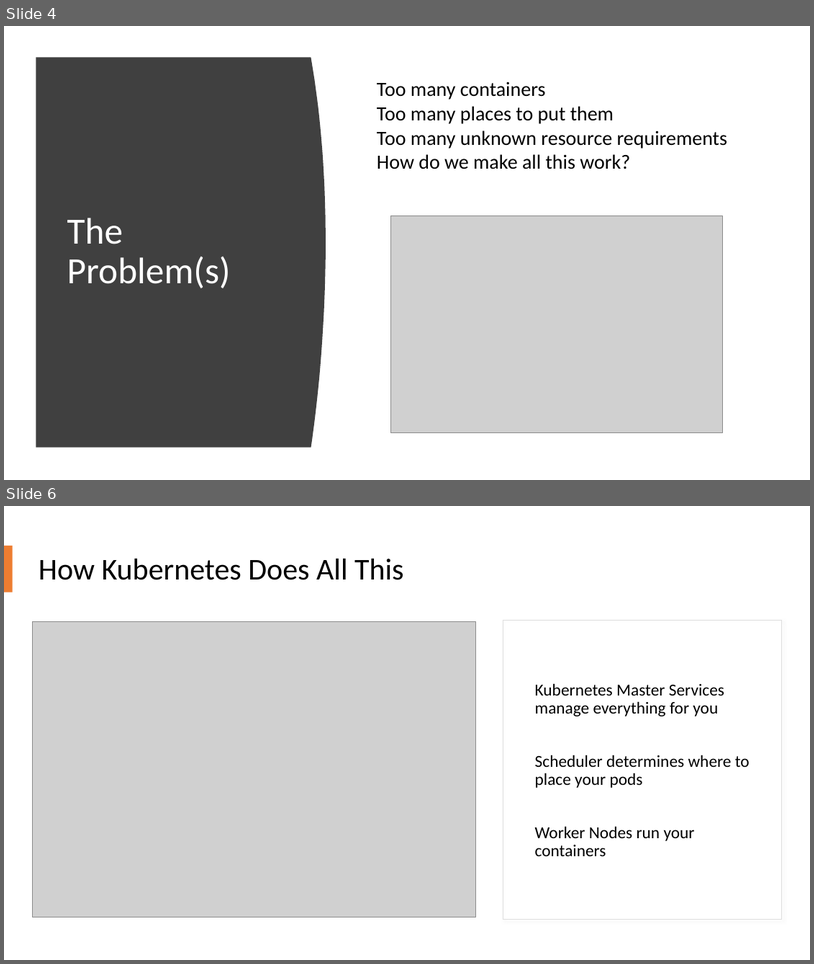
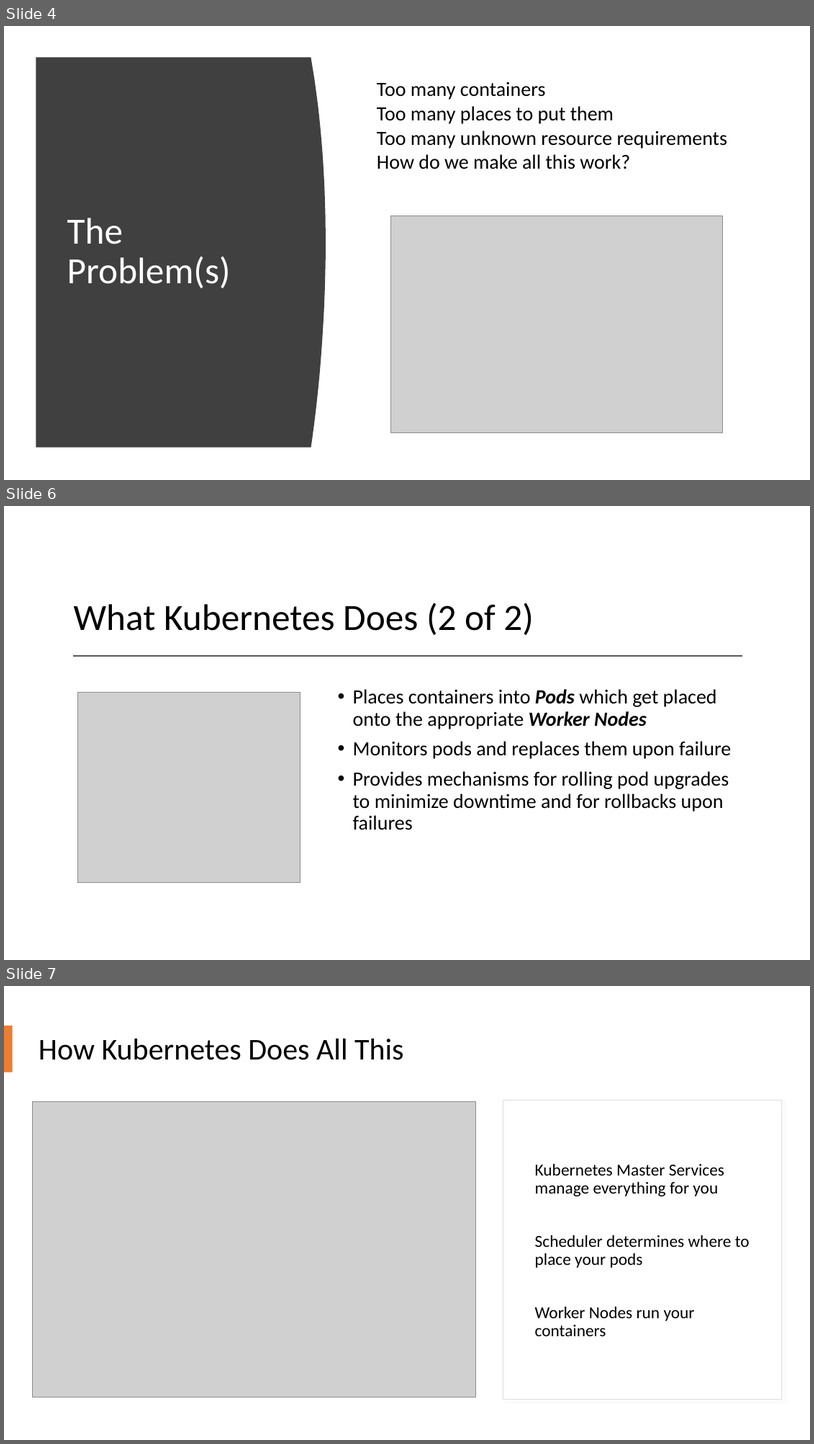
Before and after one commit to chlsmith/docker-and-k8s, a slide deck: fun-with-k8s.pptx. Shown one above the other, each under a label of ours: slides 4 and 6 before the commit, slides 4, 6 and 7 after it; the slides between them are not shown. The pictures are 814x964 and 814x1444 pixels, drawn with LibreOffice and Linux fonts; fonts in the diff are those of the drawing; grey boxes stand for pictures. Boxes give left, top, right and bottom in pixels: in the first picture for what was removed or moved away, otherwise in the second. Text is boxed around its words. In the diff, an @@ line names an element or a change of style, - is before the commit and + after.

```diff
--- a/fun-with-k8s.pptx
+++ b/fun-with-k8s.pptx
@@ slide 6 added at [4,506,810,960], background #FFFFFF @@
@@ title added at [74,602,534,635], 44 pt, text #000000 @@
+What Kubernetes Does (2 of 2)
@@ line added from (74, 656) to (743, 656), #595959 1.25 pt @@
@@ picture added at [78,692,301,883] @@
@@ text added at [353,689,731,830], 24 pt, text #000000 @@
+• Places containers into Pods which get placed onto the appropriate Worker Nodes
+• Monitors pods and replaces them upon failure
+• Provides mechanisms for rolling pod upgrades to minimize downtime and for rollbacks upon failures
@@ what was slide 6 is now slide 7 @@
```
Also in this commit, not shown: 1 slide changed.
